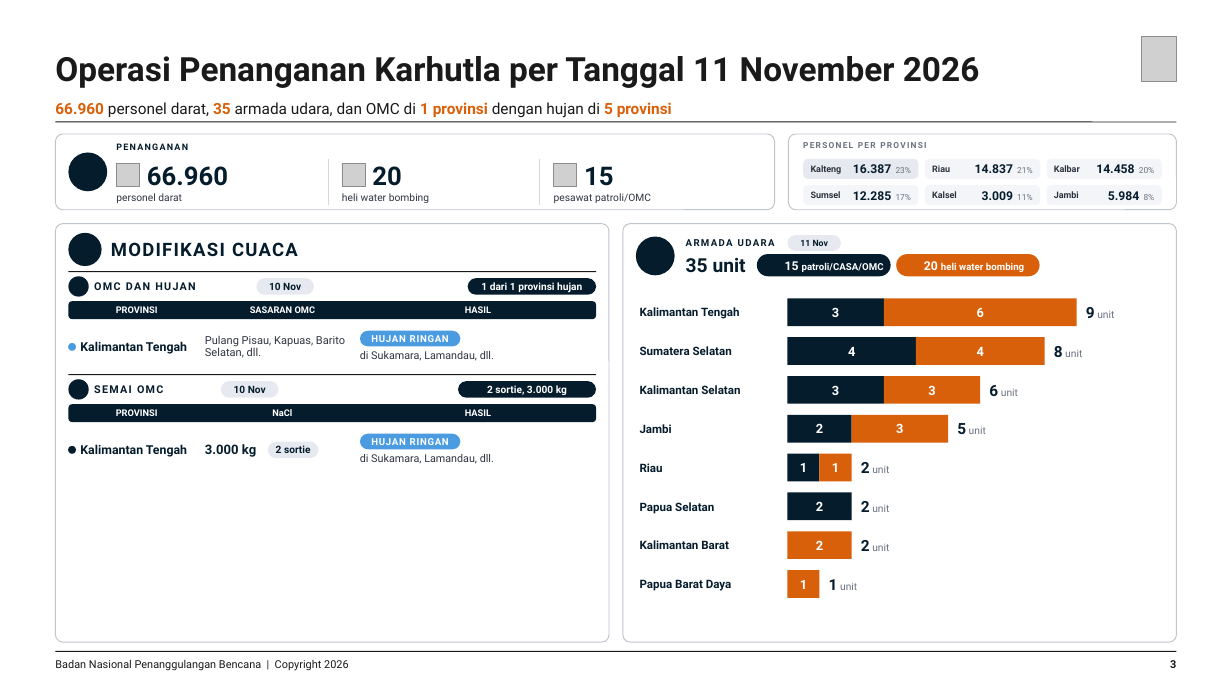
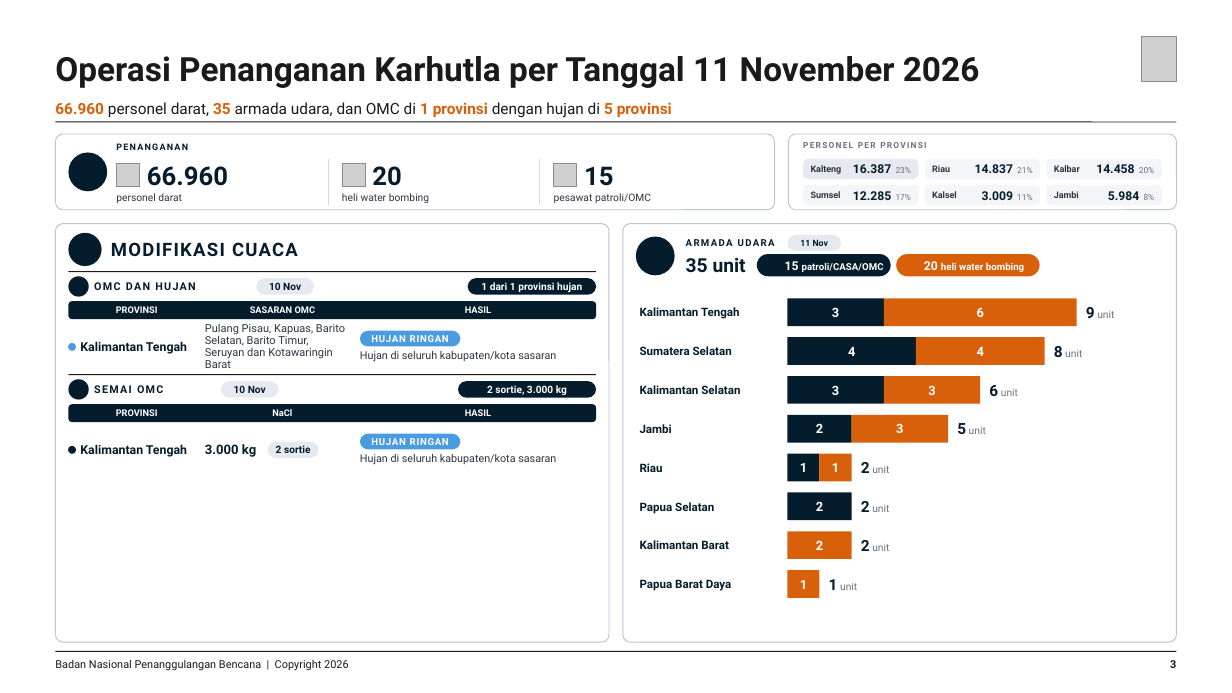
Before and after one commit to terasurbannetwork/poskokarhutla, a slide deck: slide 3 of data/laporan-bnpb/satelit-2026-11-11/Laporan Penanganan Pengendalian Karhutla 111126 (generator).pptx. Drawn at 1232x693 pixels with LibreOffice and Linux fonts; fonts in the diff are those of the drawing; grey boxes stand for pictures; background and template pictures are left out. Boxes give left, top, right and bottom in pixels: in the first picture for what was removed or moved away, otherwise in the second. Text is boxed around its words. In the diff, an @@ line names an element or a change of style, - is before the commit and + after.

```diff
--- a/data/laporan-bnpb/satelit-2026-11-11/Laporan Penanganan Pengendalian Karhutla 111126 (generator).pptx
+++ b/data/laporan-bnpb/satelit-2026-11-11/Laporan Penanganan Pengendalian Karhutla 111126 (generator).pptx
@@ text at (205,324,345,368): text changed @@
-Pulang Pisau, Kapuas, Barito Selatan, dll.
+Pulang Pisau, Kapuas, Barito Selatan, Barito Timur, Seruyan dan Kotawaringin Barat
@@ text at (360,351,556,362): text changed @@
-di Sukamara, Lamandau, dll.
+Hujan di seluruh kabupaten/kota sasaran
@@ text at (360,454,556,465): text changed @@
-di Sukamara, Lamandau, dll.
+Hujan di seluruh kabupaten/kota sasaran
```
Also in this commit, not shown: 2 other slides changed, 14 other files.
